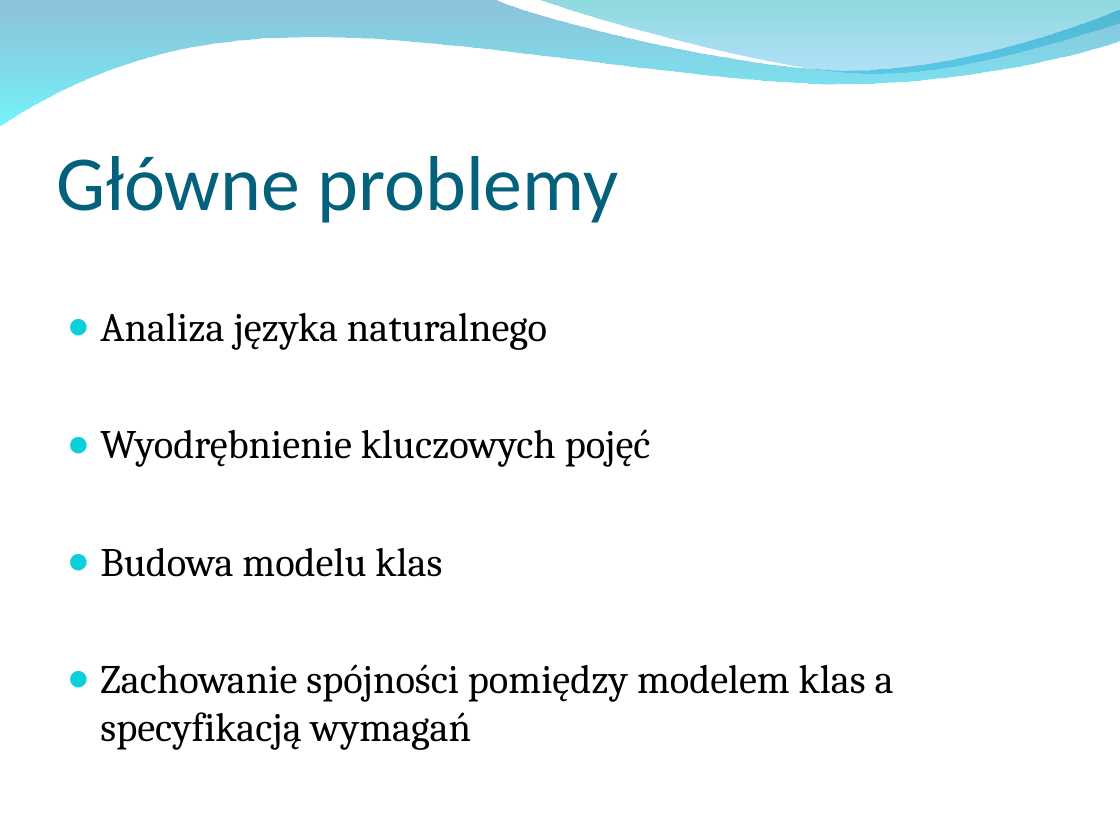
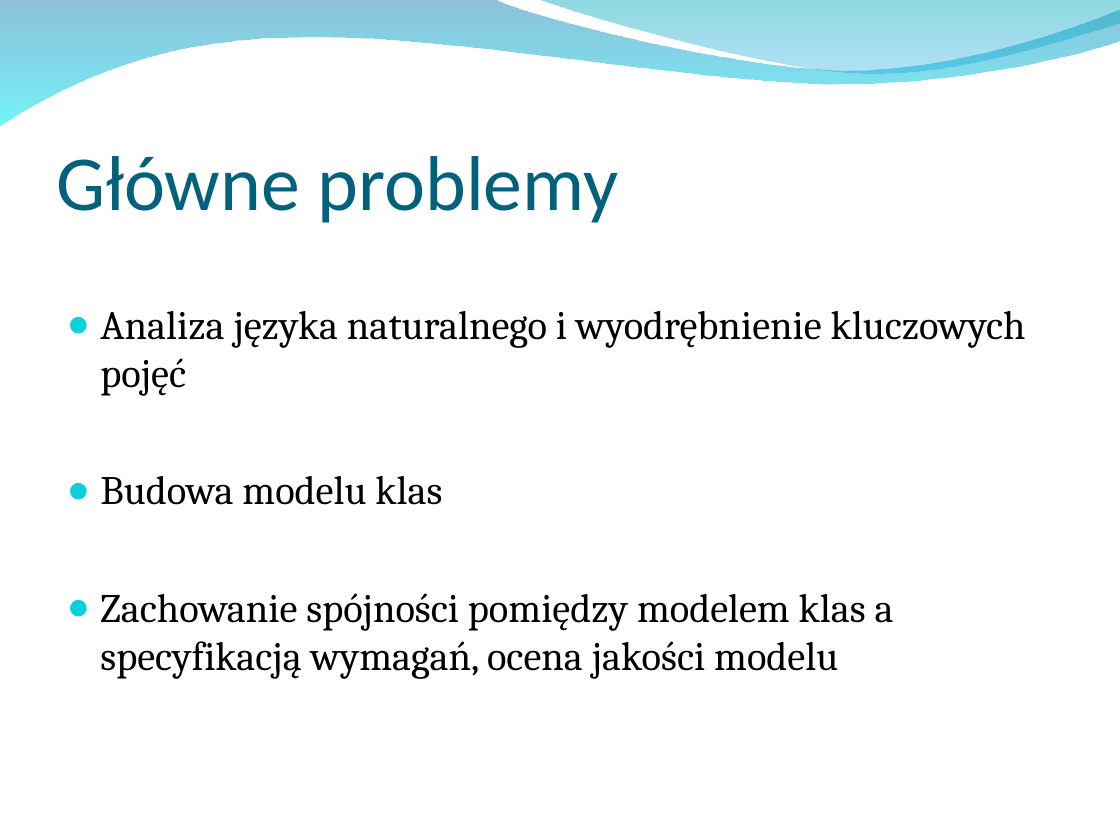
Before and after one commit to ges0/mgr, a slide deck: slide 5 of prezentacje/Seminarium1.ppt. Drawn at 1120x840 pixels with LibreOffice and Linux fonts; fonts in the diff are those of the drawing; background and template pictures are left out. Boxes give left, top, right and bottom in pixels: in the first picture for what was removed or moved away, otherwise in the second. Text is boxed around its words. In the diff, an @@ line names an element or a change of style, - is before the commit and + after.

```diff
--- a/prezentacje/Seminarium1.ppt
+++ b/prezentacje/Seminarium1.ppt
@@ text at bbox=[100, 311, 1026, 396]: text changed @@
-● Analiza języka naturalnego
-● Wyodrębnienie kluczowych pojęć
+● Analiza języka naturalnego i wyodrębnienie kluczowych pojęć
@@ text at bbox=[100, 593, 894, 679]: text changed @@
-● Zachowanie spójności pomiędzy modelem klas a specyfikacją wymagań
+● Zachowanie spójności pomiędzy modelem klas a specyfikacją wymagań, ocena jakości modelu
```
Also in this commit, not shown: 6 other slides changed, 1 slide added, 3 slides removed.
